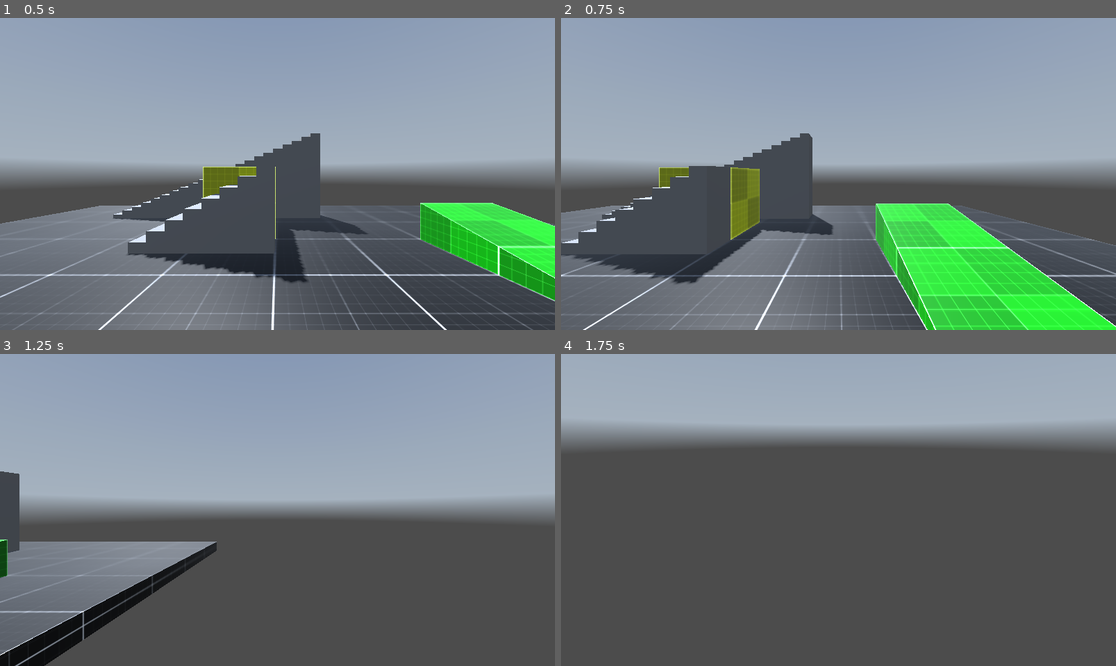
Above: before the commit, frames 1-4 (two rows, left to right).
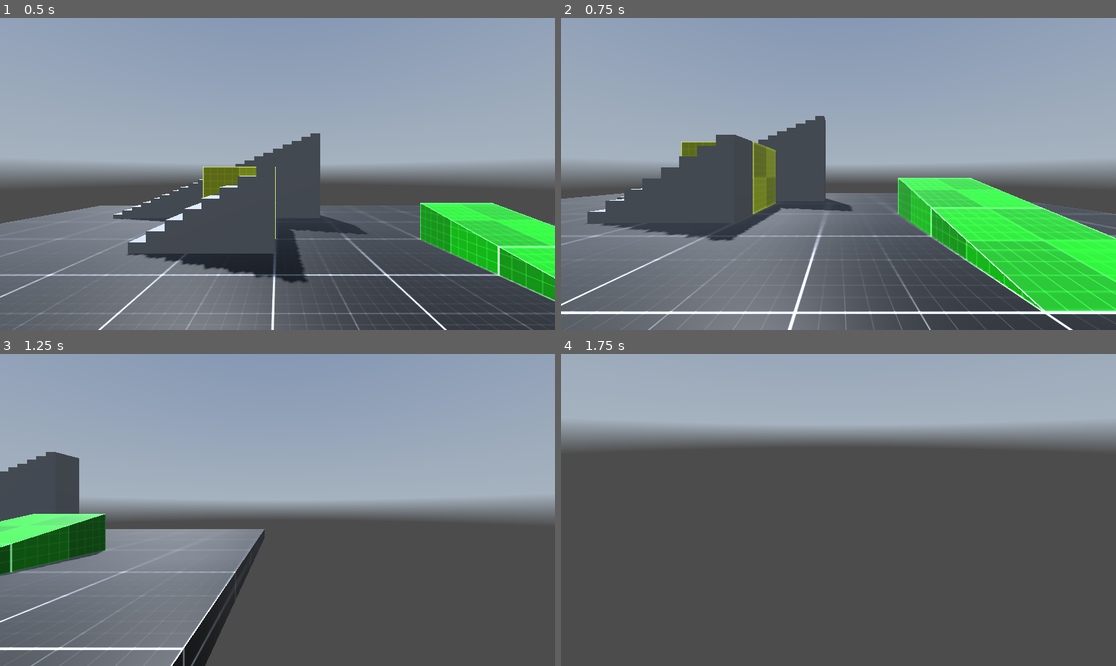
Above: after the commit, the same moments.

Repository: noahpete/fps-default
Game: Godot game, scene res://scenes/default.tscn
The game is run twice, just before and just after one commit, with the same random seed, the same clock (stepped at 60 frames per second) and the same inputs. A sky picture missing from this copy of the repository is replaced by a grey-blue gradient.
Inputs (mouse positions are in pixels of both pictures, inside the frame that each line leads up to):
- Up to frame 1 (0.5 s): no input
- Up to frame 2 (0.75 s): tap Enter at 0.5 s; move the mouse to (960, 158) at 0.52 s; hold D (right) from 0.53 s (still down); hold Ctrl (crouch, bound only after the commit) from 0.53 s (still down); tap V (noclip) at 0.6 s; click (960, 158) at 0.67 s
- Up to frame 3 (1.25 s): keep holding D (right); keep holding Ctrl (crouch, bound only after the commit); tap Space (jump) at 0.77, 1.07 s
- Up to frame 4 (1.75 s): move the mouse to (810, 510) at 1.27 s; release D (right) at 1.28 s; release Ctrl (crouch, bound only after the commit) at 1.28 s; hold W (up) from 1.28 s (still down); tap Ctrl (crouch, bound only after the commit) at 1.35 s; tap Space (jump) at 1.52, 1.55 s

Frame 1 is identical in both runs. In frame 2, 27% of the frame differs, in the area x 0-100%, y 31-100%; in frame 3, 16%; in frame 4, nothing differs.

Commit message:
Crouching

Diff:
--- a/fps_controller/fps_controller.gd
+++ b/fps_controller/fps_controller.gd
@@ -23,6 +23,10 @@
 var wish_dir := Vector3.ZERO
 var cam_aligned_wish_dir := Vector3.ZERO
 
+const CROUCH_TRANSLATE = 0.7
+const CROUCH_JUMP_ADD = CROUCH_TRANSLATE * 0.9
+var is_crouched := false
+
 var noclip_speed_mult := 3.0
 var noclip := false
 
@@ -56,6 +60,8 @@
 	var input_dir = Input.get_vector("left", "right", "up", "down").normalized()
 	wish_dir = self.global_transform.basis * Vector3(input_dir.x, 0.0, input_dir.y)
 	cam_aligned_wish_dir = %Camera3D.global_transform.basis * Vector3(input_dir.x, 0.0, input_dir.y)
+
+	_handle_crouch(delta)
 
 	if not _handle_noclip(delta):
 		if is_on_floor() or _snapped_to_stairs_last_frame:
@@ -68,6 +74,31 @@
 		if not _snap_up_stairs_check(delta):
 			move_and_slide()
 			_snap_down_to_stairs_check()
+
+@onready var _original_capsule_height = $CollisionShape3D.shape.height
+
+func _handle_crouch(delta: float) -> void:
+	var was_crouched_last_frame = is_crouched
+	if Input.is_action_pressed("crouch"):
+		is_crouched = true
+	elif is_crouched and not self.test_move(self.transform, Vector3(0, CROUCH_TRANSLATE, 0)):
+		is_crouched = false
+
+	# Allow for crouch to heighten a jump
+	var translate_y_if_possible := 0.0
+	if was_crouched_last_frame != is_crouched and not is_on_floor() and not _snapped_to_stairs_last_frame:
+		translate_y_if_possible = CROUCH_JUMP_ADD if is_crouched else -CROUCH_JUMP_ADD
+
+	if translate_y_if_possible != 0.0:
+		var result = KinematicCollision3D.new()
+		self.test_move(self.transform, Vector3(0, translate_y_if_possible, 0), result)
+		self.position.y += result.get_travel().y
+		%Head.position.y -= result.get_travel().y
+		%Head.position.y = clampf(%Head.position.y, -CROUCH_TRANSLATE, 0)
+
+	%Head.position.y = move_toward(%Head.position.y, -CROUCH_TRANSLATE if is_crouched else 0, 7.0 * delta)
+	$CollisionShape3D.shape.height = _original_capsule_height - CROUCH_TRANSLATE if is_crouched else _original_capsule_height
+	$CollisionShape3D.position.y = $CollisionShape3D.shape.height / 2
 
 func _handle_noclip(delta: float) -> bool:
 	if Input.is_action_just_pressed("noclip") and OS.has_feature("debug"):
@@ -119,6 +150,8 @@
 
 
 func get_move_speed() -> float:
+	if is_crouched:
+		return walk_speed * 0.8
 	return sprint_speed if Input.is_action_just_pressed("sprint") else walk_speed
 
 func _headbob_effect(delta: float) -> void:
--- a/fps_controller/fps_controller.tscn
+++ b/fps_controller/fps_controller.tscn
@@ -24,11 +24,13 @@
 [node name="disguise-glasses" parent="WorldModel" instance=ExtResource("1_v2oo8")]
 transform = Transform3D(-2.2, 0, 1.9233e-07, 0, 2.2, 0, -1.9233e-07, 0, -2.2, 0.000590026, 1.1, -0.0393565)
 
-[node name="Head" type="Node3D" parent="."]
-unique_name_in_owner = true
+[node name="HeadOrigin" type="Node3D" parent="."]
 transform = Transform3D(1, 0, 0, 0, 1, 0, 0, 0, 1, 0, 1.8, 0)
 
-[node name="Camera3D" type="Camera3D" parent="Head"]
+[node name="Head" type="Node3D" parent="HeadOrigin"]
+unique_name_in_owner = true
+
+[node name="Camera3D" type="Camera3D" parent="HeadOrigin/Head"]
 unique_name_in_owner = true
 cull_mask = 1048573
 
--- a/project.godot
+++ b/project.godot
@@ -67,6 +67,11 @@
 "events": [Object(InputEventKey,"resource_local_to_scene":false,"resource_name":"","device":-1,"window_id":0,"alt_press …(192 unchanged characters)…
 ]
 }
+crouch={
+"deadzone": 0.5,
+"events": [Object(InputEventKey,"resource_local_to_scene":false,"resource_name":"","device":-1,"window_id":0,"alt_pressed":false,"shift_pressed":false,"ctrl_pressed":false,"meta_pressed":false,"pressed":false,"keycode":0,"physical_keycode":4194326,"key_label":0,"unicode":0,"location":0,"echo":false,"script":null)
+]
+}
 
 [physics]
 
